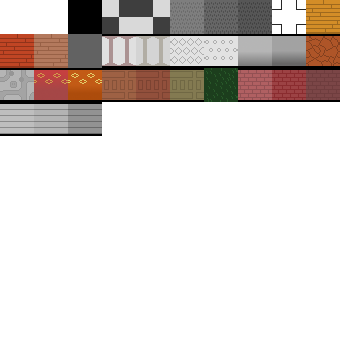
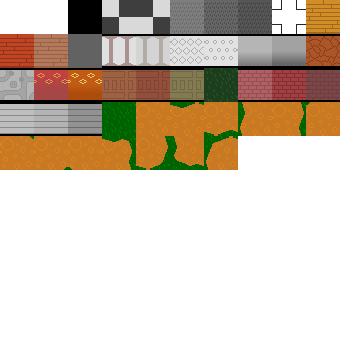
Layer changes from the first (340, 340) image to the second:
renamed "Pasted Layer copy" to "Path", moved it above "Decorations", painted on it over [0,102,340,170]
painted on "Background" over [0,102,340,170]
